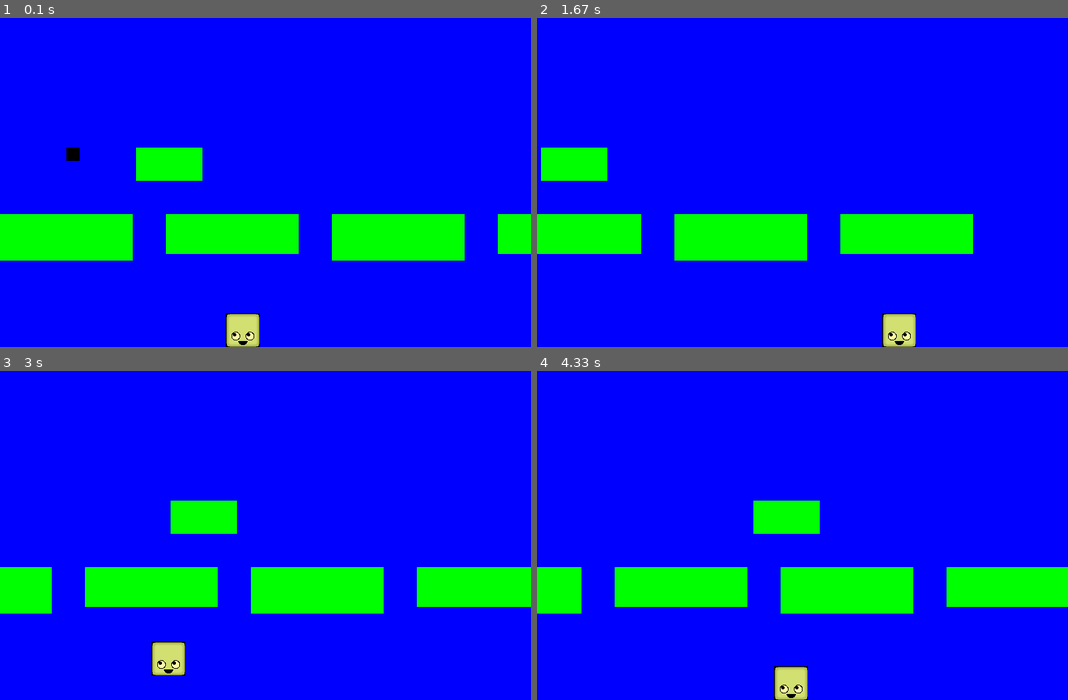
Above: before the commit, frames 1-4 (two rows, left to right).
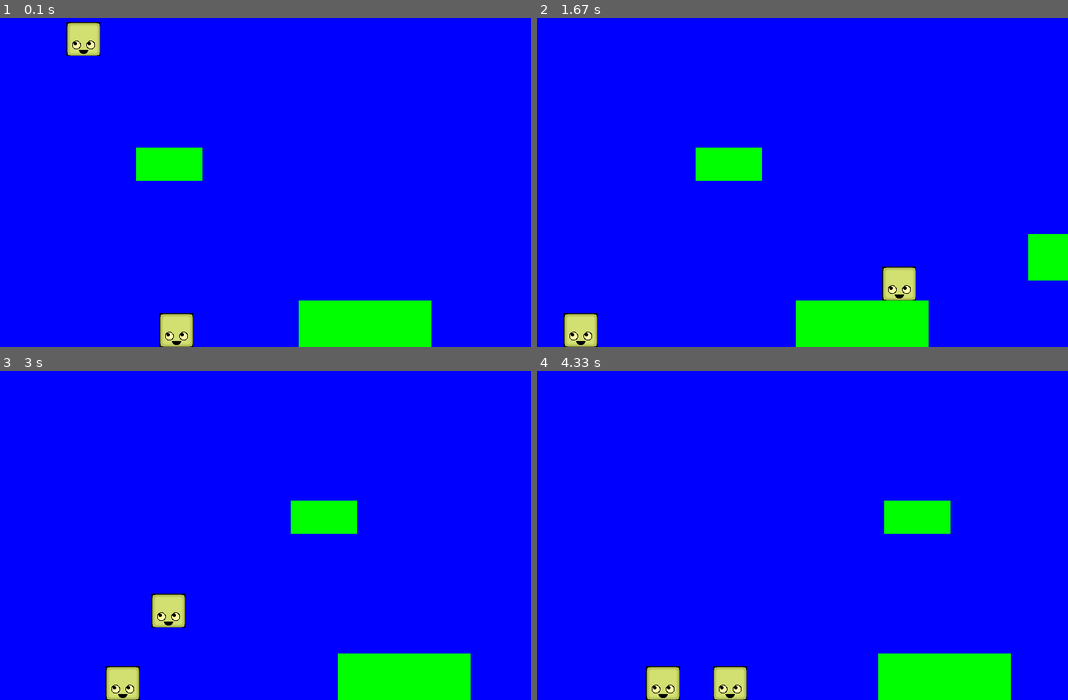
Above: after the commit, the same moments.

Repository: ShufflesCards/gamesInPygame
Game: pygame game, started from sideViewGame.py
Two runs of this game, one before a commit and one after it. Both use one fixed random seed, a clock stepped at 60 frames per second and the inputs below.
Inputs:
- Up to frame 1 (0.1 s): no input
- Up to frame 2 (1.67 s): hold Right 0.33-0.8 s; hold Up 0.83-1.13 s; hold Right 1.17-1.63 s
- Up to frame 3 (3 s): hold Left 1.67-2.2 s; hold Left 2.23-2.63 s; hold Up from 2.67 s (still down)
- Up to frame 4 (4.33 s): release Up at 3.03 s; hold Right 3.07-3.7 s; hold Left 3.73-4.2 s; hold Right from 4.23 s (still down)

The runs differ from the first frame. In frame 1, 16% of the frame differs, in the area x 0-100%, y 1-100%; in frame 2, 17%; in frame 3, 18%; in frame 4, 19%, in the area x 0-100%, y 39-100%.

Commit message:
Update sideViewGame.py

Diff:
--- a/sideViewGame.py
+++ b/sideViewGame.py
@@ -12,18 +12,22 @@
 
 
 class Player(pygame.sprite.Sprite):
-    maxSpeed = 10
+    maxSpeed = 8
     # describe self as the object, the instance of the class
-    def __init__ (self, img, imageScalel=1):
+    def __init__ (self, img, mainCharachter, imageScalel=1):
         super().__init__() # Box is a child class calling its parent pygame.sprite.Sprite
         self.score = 0
 
         self.dx = 0
         self.dy = 0
+        self.mainCharachter = mainCharachter
         # x pos, y pos, x velocity, y velocity
         self.imageScale = 0.05
+
+
         self.imageWidth = (pygame.image.load(img).get_width())*self.imageScale
         self.imageHeight = (pygame.image.load(img).get_height())*self.imageScale
+
         self.image = pygame.transform.scale_by(pygame.image.load(img), self.imageScale).convert()
         self.rect = self.image.get_rect(center = (800, 200))
 
@@ -33,7 +37,7 @@
     def __str__(self):
         return f"({self.rect.x}, {self.rect.y})   <{self.dx}, {self.dy}>"
 
-    def update(self, dt=1):
+    def update(self):
 
         # gravity
         self.calc_grav()
@@ -43,11 +47,6 @@
         # move left and right
         self.rect.x+=self.dx
 
-        # max speed
-        if (self.dx>self.maxSpeed):
-            self.dx=self.maxSpeed
-        elif (self.dx<-self.maxSpeed):
-            self.dx= -self.maxSpeed
 
         '''
         if (self.dy>self.maxSpeed):
@@ -92,6 +91,26 @@
             print(self.score)
 
 
+        # hitting an enemy
+        if self.mainCharachter:
+            enemys_hit_list = pygame.sprite.spritecollide(self, self.level.enemy_list, False)
+            for enemy in enemys_hit_list:
+                if self.rect.y >= enemy.rect.y: # remove the = to make it so you an go through enemys
+                    if self.dx>0:
+                        # when moving right and hitting something. our right side hits the left side of the enemy
+                        #self.rect.right = enemy.rect.left
+                        self.dx = -self.dx *1.1 - 15
+                    elif self.dx<0:
+                        #self.rect.left = enemy.rect.right
+                        self.dx = -self.dx *1.1 + 15
+                if self.dy>0:
+                    # going down
+                    #self.rect.bottom = enemy.rect.top
+                    self.dy = -self.dy *1.1 - 2
+                    if self.dy <= -15:
+                        self.dy = -15
+
+
 
 
     def jump(self):
@@ -103,7 +122,7 @@
         self.rect.y -= 2
 
         if len(platform_hit_list)>0 or self.rect.bottom >= screen_height:
-            self.dy = -15
+            self.dy = -11
 
     def calc_grav(self):
 
@@ -115,7 +134,7 @@
                 self.dy+=0.4
         else:
             if self.dy==0:
-                self.dy=2
+                self.dy=1
             else:
                 self.dy+=0.5
 
@@ -135,7 +154,6 @@
             elif self.dx<=-0.5:
                 self.dx/=1.1
 
-
 class Collectable(pygame.sprite.Sprite):
     def __init__(self, dx, dy):
         super().__init__()
@@ -149,7 +167,6 @@
         self.rect.y+=self.dy
         self.rect.x+=self.dx
 
-
 class Platform(pygame.sprite.Sprite):
     def __init__(self, width, height):
         """ Platform constructor. Assumes constructed with user passing in
@@ -216,11 +233,6 @@
         if (not self.dx == 0) and (cur_pos < self.boundary_left or cur_pos > self.boundary_right):
             self.dx *= -1
 
-
-
-
-
-
 class Level(object):
     """ This is a generic super-class used to define a level.
     Create a child class for each level with level-specific
@@ -290,14 +302,20 @@
         self.level_limit = -1500
         self.level_type = self.level_type_list[0]
 
+
+        # level is 800x600
+        # player starts at x=240
         # Array with width, height, x, and y of platform
-        level = [[200, 70, 0, 400],
-                 [200, 60, 250, 400],
-                 [200, 70, 500, 400],
-                 [200, 60, 750, 400]
+        level = [[200, 70, 450, 530],
+                 [200, 70, 800, 430],
+                 [50, 50, 1300, 400],
+                 [50, 50, 1500, 325],
+                 [50, 50, 1300, 250],
+                 [10, 600, 2600, 0] # level limit
                  ]
 
-        collectables = [[100,300]]
+        # x, y, dx, dy
+        collectables = [[1500,100,0,0]]
 
 
         # Array with width, height, x, y, left boundry, right boundry, top boundry, bottom boundry, dx, dy
@@ -305,7 +323,8 @@
         # if not moving horizontally, set dx to 0
         # bounds will not matter
         movingplatforms = [[100, 50, 200, 300, 200, 500, None, None, 1, 0]]
-        # movingplatforms = [[]]
+
+        enemys = [[100, 100]]
 
         # Go through the array above and add platforms
         for platform in level:
@@ -332,10 +351,18 @@
 
 
         for collectable in collectables:
-            item = Collectable(0,0)
+            item = Collectable(collectable[2],collectable[3])
             item.rect.x = collectable[0]
             item.rect.y = collectable[1]
             self.collectable_list.add(item)
+
+        for enemy in enemys:
+            dude = Player(img, False)
+            dude.rect.x = enemy[0]
+            dude.rect.y = enemy[1]
+            dude.level = self
+            self.enemy_list.add(dude)
+
 
 class Level_02(Level):
     """ Definition for level 2. """
@@ -382,7 +409,7 @@
 img = "theBox.png"
 clock = pygame.time.Clock()
 pygame.key.set_repeat(1, 20)
-player = Player(img)
+player = Player(img, True)
 
 # Make all the levels
 level_list = []
@@ -397,7 +424,7 @@
 player.level = current_level
 
 
-player.rect.x=340
+player.rect.x=240
 player.rect.y=screen_height-player.rect.height
 active_sprite_list.add(player)
 
@@ -409,15 +436,16 @@
 
 
     if keys[pygame.K_LEFT]:
-        player.dx-=1
+        if player.dx >= -player.maxSpeed:
+            player.dx-=1
 
     if keys[pygame.K_RIGHT]:
-        player.dx+=1
+        if player.dx <= player.maxSpeed:
+            player.dx+=1
 
 
     if keys[pygame.K_UP]:
         player.jump()
-
 
     # for loop through the event queue
     for event in pygame.event.get():
@@ -426,10 +454,6 @@
         if event.type == pygame.QUIT:
             pygame.quit()
             exit()
-
-
-
-
 
     # update the player
     active_sprite_list.update()
